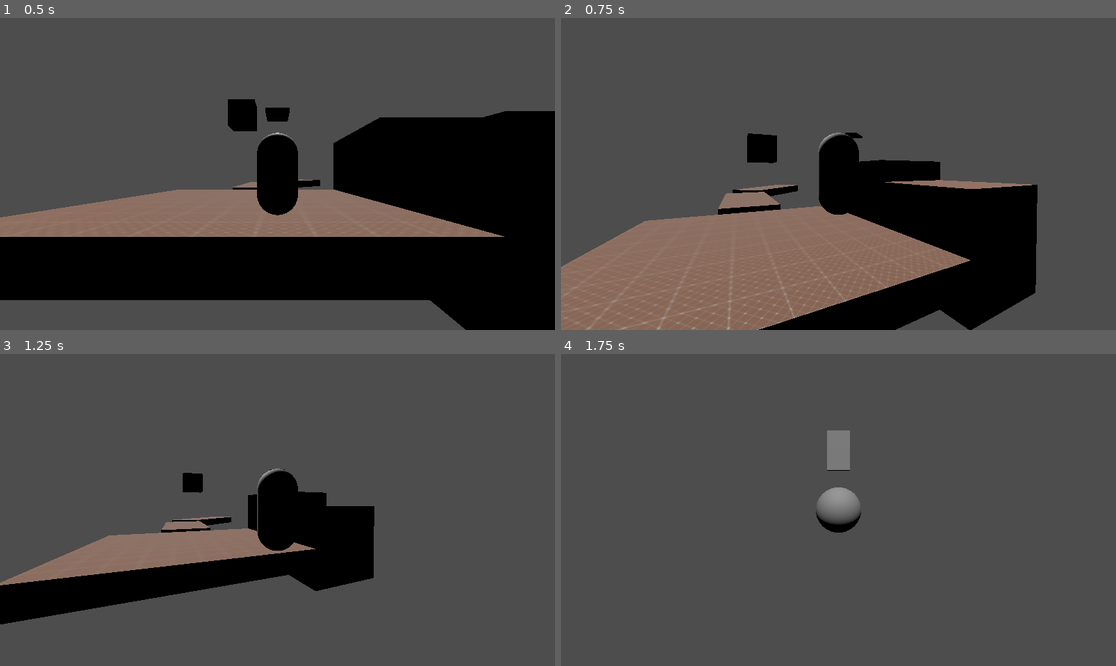
Above: before the commit, frames 1-4 (two rows, left to right).
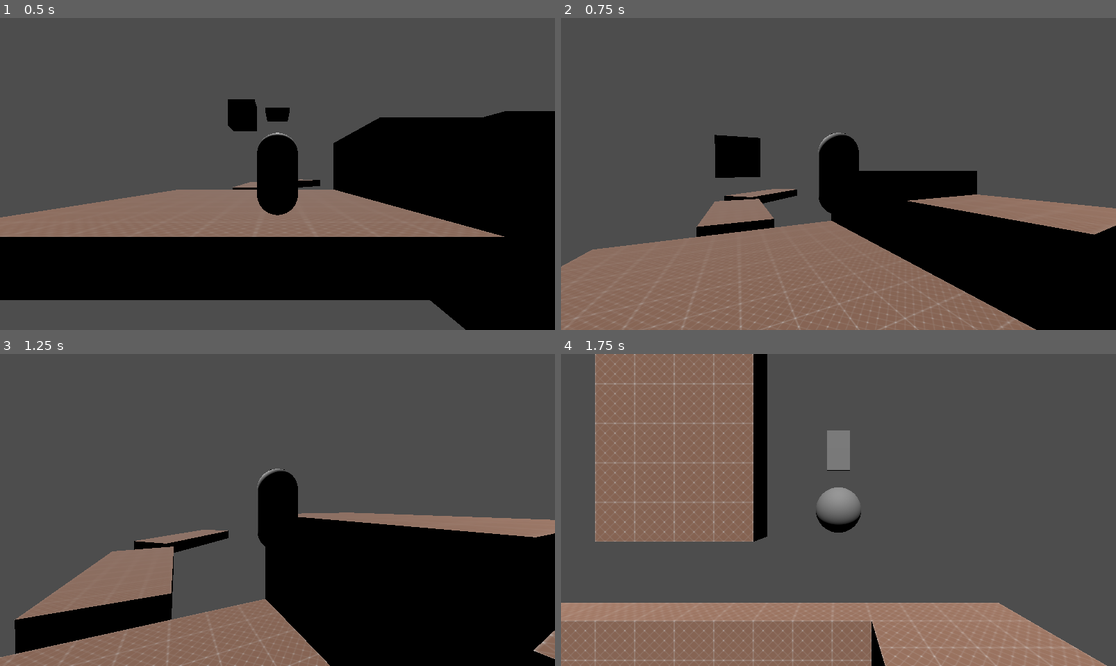
Above: after the commit, the same moments.

Repository: Nigel-Karunaratne/3DPlatformer_Godot4
Game: Godot game, scene res://level_scenes/test_level.tscn
The game is run twice, just before and just after one commit, with the same random seed, the same clock (stepped at 60 frames per second) and the same inputs. The project has no main scene, so this scene is started directly.
Inputs (mouse positions are in pixels of both pictures, inside the frame that each line leads up to):
- Up to frame 1 (0.5 s): no input
- Up to frame 2 (0.75 s): tap Enter at 0.5 s; move the mouse to (866, 174) at 0.52 s; hold W (move_forward) from 0.53 s (still down); hold Space (jump) from 0.53 s (still down)
- Up to frame 3 (1.25 s): keep holding W (move_forward); keep holding Space (jump)
- Up to frame 4 (1.75 s): keep holding W (move_forward); move the mouse to (810, 510) at 1.27 s; release Space (jump) at 1.28 s; tap R at 1.35 s; tap Space (jump) at 1.52, 1.55 s

Frame 1 is identical in both runs. In frame 2, 19% of the frame differs, in the area x 0-100%, y 36-100%; in frame 3, 39%, in the area x 0-100%, y 38-100%; in frame 4, 37%.

Commit message:
Reduced to basic movement
the character controller was acting incredibly strange and janky, so the movement was stripped down to its basic elements (ex: no friction).

rotation also got reduced down as it wasn't working (no longer smooth).

Diff:
--- a/scripts/player_move.gd
+++ b/scripts/player_move.gd
@@ -4,36 +4,41 @@
 @export var camera : Node3D
 
 # Movement Variables
-const ACCEL_SPEED = 1
+const ACCEL_SPEED = 10
 const MAX_SPEED = 9
 const GRAVITY = 26
-const JUMP_VELOCITY = 10
+const JUMP_VELOCITY = 12
 const ANGULAR_SPEED = TAU * 2
-#const GRAVITYDIR = Vector3.DOWN
 
 var friction = 0.7
 
 # Input Processing variables
-var _move_axis = Vector2.ZERO
+var _move_axis = Vector3.ZERO
 var jump_pressed = false
 
 func _process(_delta):
 	var h = Input.get_axis("move_left", "move_right")
 	var v = Input.get_axis("move_back", "move_forward")
-	_move_axis = Vector2(h, -v) # -Z is forward
-	jump_pressed = Input.is_action_pressed("jump")
+	_move_axis = Vector3(h, 0, -v).normalized() # -Z is forward
+
 
 	if Input.is_action_just_released("jump") and velocity.y > 0:
 		velocity.y *= 0.5 #! Enables Short Hopping?
 		#TODO - MAKE CONSTANT
 
-func _input(event):
+func _unhandled_input(event):
+	jump_pressed = Input.is_action_just_pressed("jump")
+
 	if event is InputEventKey and event.pressed:
 		if event.keycode == KEY_T:
 			velocity.z = -50
 
 
 func _physics_process(delta):
+	_move_axis = _move_axis.rotated(Vector3.UP, camera.rotation.y).normalized();
+	velocity.x = _move_axis.x * ACCEL_SPEED
+	velocity.z = _move_axis.z * ACCEL_SPEED
+
 	if not is_on_floor():
 		velocity.y -= GRAVITY * delta
 	if jump_pressed && is_on_floor():
@@ -45,34 +50,53 @@
 		# Vector3(-camera.basis.z.x, 0, -camera.basis.z.z).normalized()
 
 		# Rotate the Player
-		var target_angle = _move_axis.angle_to(Vector2.UP) + camera.rotation.y #atan2( _move_axis.y, -_move_axis.x) + (PI/2) # WHY DO I HAVE TO INVERT THE X AXIS??
-		var angular_difference = wrapf(target_angle - rotation.y, -PI, PI) # Find Shortest path to the target angle
-		rotation.y += clamp(delta * ANGULAR_SPEED, 0, abs(angular_difference)) * sign(angular_difference)
+		var look_direction = Vector2(-velocity.z, -velocity.x)
+		var target_angle = look_direction.angle()
+		rotation.y = target_angle
+
+				# var target_angle = _move_axis.angle_to(Vector3.FORWARD) #+ camera.rotation.y #atan2( _move_axis.y, -_move_axis.x) + (PI/2) # WHY DO I HAVE TO INVERT THE X AXIS??
+				# var angular_difference = wrapf(target_angle - rotation.y, -PI, PI) # Find Shortest path to the target angle
+				# rotation.y += clamp(delta * ANGULAR_SPEED, 0, abs(angular_difference)) * sign(angular_difference)
 		# rotation.y = target_angle # Snap Movement (could be useful? like if standing still)
+
 
 		# Move the Player
 		# var target_direction = Vector3(0,target_angle,0) * Vector3.FORWARD
 		# velocity.x = target_direction.x * _move_axis.x * ACCEL_SPEED
 		# velocity.z = target_direction.z * _move_axis.y * ACCEL_SPEED
 
-		velocity.x += _move_axis.x * ACCEL_SPEED
-		velocity.x = clamp(velocity.x, -MAX_SPEED, MAX_SPEED)
-		velocity.z += _move_axis.y * ACCEL_SPEED
-		velocity.z = clamp(velocity.z, -MAX_SPEED, MAX_SPEED)
+		# var camera_x = camera.global_transform.basis.x
+		# var camera_z = camera.global_transform.basis.z
+
+		# velocity.x += _move_axis.x * ACCEL_SPEED
+		# velocity.x = clamp(velocity.x, -MAX_SPEED, MAX_SPEED)
+		# velocity.z += _move_axis.y * ACCEL_SPEED
+		# velocity.z = clamp(velocity.z, -MAX_SPEED, MAX_SPEED)
+
+		# _move_axis = _move_axis.rotated(-camera.rotation.y).normalized();
+		#! velocity.x += _move_axis.x * ACCEL_SPEED
+		#! velocity.x = clamp(velocity.x, -MAX_SPEED, MAX_SPEED)
+		#! velocity.z += _move_axis.z * ACCEL_SPEED
+		#! velocity.z = clamp(velocity.z, -MAX_SPEED, MAX_SPEED)
+		# velocity.x = _move_axis.x * ACCEL_SPEED
+		# velocity.z = _move_axis.z * ACCEL_SPEED
+
+		# velocity += Vector3(_move_axis.x * ACCEL_SPEED, velocity.y, _move_axis.y * ACCEL_SPEED) * camera_z
 
 		pass
 
 	# velocity.x *= friction
 	# velocity.z *= friction
 
-	velocity.x -= sign(velocity.x) * friction * (0.5 * ACCEL_SPEED)
-	velocity.z -= sign(velocity.z) * friction * (0.5 * ACCEL_SPEED)
+	#! velocity.x -= sign(velocity.x) * friction * (0.5 * ACCEL_SPEED)
+	#! velocity.z -= sign(velocity.z) * friction * (0.5 * ACCEL_SPEED)
 
-	if abs(velocity.x) < 0.2:
-		velocity.x = 0
-	if abs(velocity.z) < 0.2:
-		velocity.z = 0
+	#! if abs(velocity.x) < 0.2:
+	#! 	velocity.x = 0
+	#! if abs(velocity.z) < 0.2:
+	#! 	velocity.z = 0
 
 
-	print(velocity)
+	# print(velocity)
+	print(Vector2(velocity.x, velocity.z).length())
 	move_and_slide()
